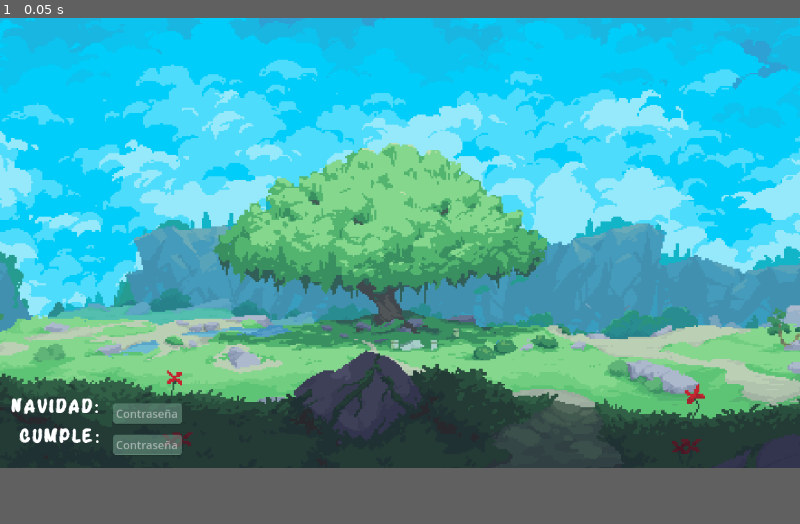
Above: before the commit, frame 1.
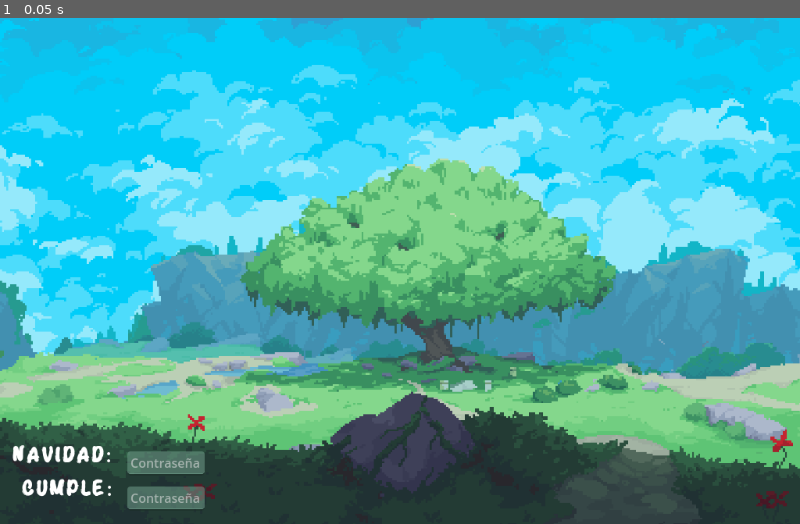
Above: after the commit, the same moment.

Repository: Dannyngve5/Menu_Videojuego_Password
Game: Godot game, scene res://Scenes/Menu/MainMenu.tscn
Two runs of this game, one before a commit and one after it. Both use one fixed random seed, a clock stepped at 60 frames per second and the inputs below. Sound files missing from this copy of the repository are replaced by a short silence.
Inputs:
- Up to frame 1 (0.05 s): no input
In our replay, the window is 800x450 before the commit and 800x506 after it. These sizes can differ from the game's own. Grey fills any space a smaller window leaves; there, only what the larger window draws over its background counts as a difference.

The runs differ from the first frame. In frame 1, 55% of the frame differs, in the area x 0-100%, y 0-98%.

Commit message:
Probando godot 4.2

Diff:
--- a/VideojuegoProyectoDic/project.godot
+++ b/VideojuegoProyectoDic/project.godot
@@ -17,8 +17,34 @@
 
 [display]
 
+window/size/viewport_width=1024
 window/stretch/mode="viewport"
-window/stretch/aspect="expand"
+window/stretch/aspect="ignore"
+
+[importer_defaults]
+
+texture={
+"compress/channel_pack": 0,
+"compress/hdr_compression": 1,
+"compress/high_quality": false,
+"compress/lossy_quality": 0.7,
+"compress/mode": 0,
+"compress/normal_map": 0,
+"detect_3d/compress_to": 0,
+"editor/convert_colors_with_editor_theme": false,
+"editor/scale_with_editor_scale": false,
+"mipmaps/generate": false,
+"mipmaps/limit": -1,
+"process/fix_alpha_border": true,
+"process/hdr_as_srgb": false,
+"process/hdr_clamp_exposure": false,
+"process/normal_map_invert_y": false,
+"process/premult_alpha": false,
+"process/size_limit": 0,
+"roughness/mode": 0,
+"roughness/src_normal": "",
+"svg/scale": 1.0
+}
 
 [rendering]
 
Not shown, changed: VideojuegoProyectoDic/icon.svg.import
Not shown, changed: docs/index.html
